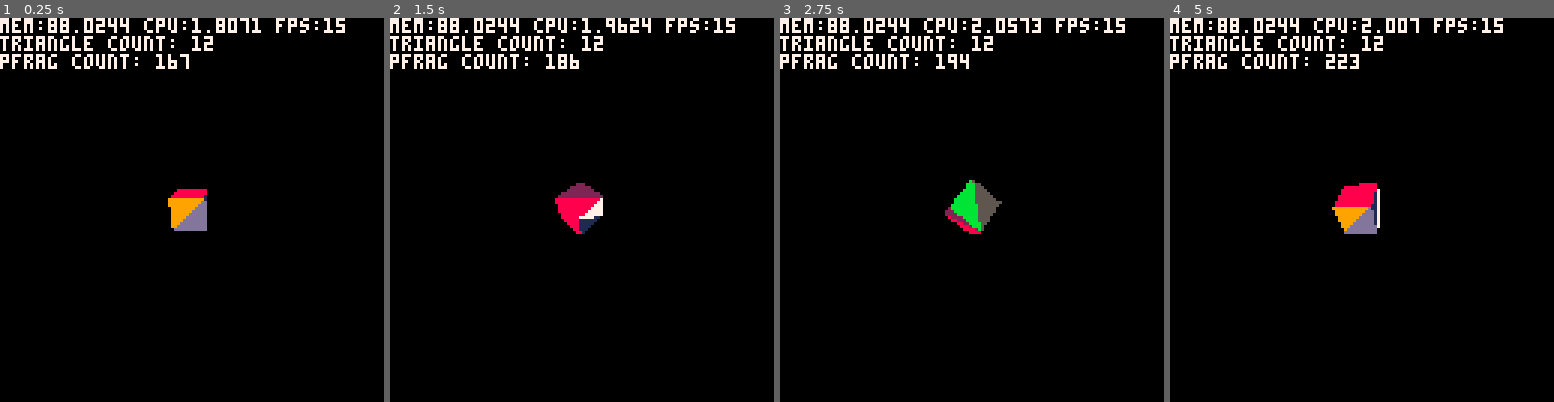
Above: before the commit, frames 1-4 (left to right).
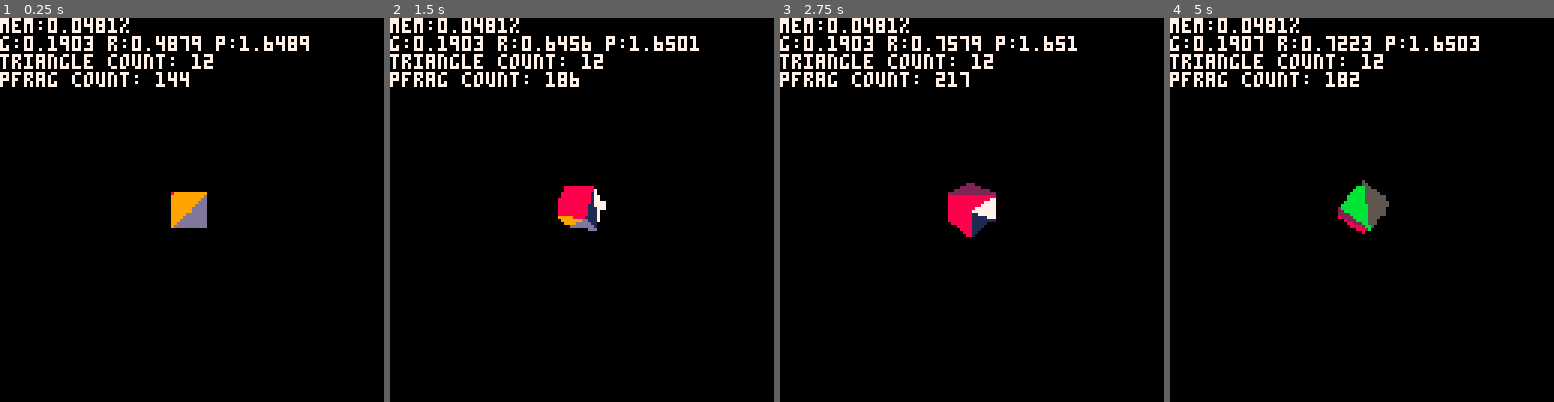
Above: after the commit, the same moments.

Repository: sthilaid/pico-8-carts
Game: PICO-8 cartridge cube.p8
Same seed, same stepped clock (60 frames per second), same inputs: the game is played once before the commit and once after it.
Inputs:
- Up to frame 1 (0.25 s): no input
- Up to frame 2 (1.5 s): no input
- Up to frame 3 (2.75 s): hold Up 2.15-2.42 s
- Up to frame 4 (5 s): hold Down 3.63-3.97 s; hold Up from 4.73 s (still down)

The runs differ from the first frame. In frame 1, 4.3% of the frame differs, in the area x 0-90%, y 0-56%; in frame 2, 4.8%; in frame 3, 5.2%; in frame 4, 5.5%, in the area x 0-87%, y 0-57%.

Commit message:
some optimizations, better stats

Diff:
--- a/cube.p8
+++ b/cube.p8
@@ -11,6 +11,10 @@
 objects={}
 cubeRotMat=0
 screenMat = 0
+updateDT=0
+geometryDT=0
+rasterDT=0
+pixelDT=0
 
 -- flow
 
@@ -34,6 +38,7 @@
       obj.mat = mmult(cubeRotMat, obj.mat)
       mtranslate(obj.mat, translation)
    end
+   updateDT = stat(1)
 end
 
 function _draw()
@@ -49,7 +54,8 @@
 function dprint(str) add(debugStrs, str) end
 function dflush()
    color(7)
-   print("mem:"..stat(0).." cpu:"..stat(1).." fps:"..stat(7))
+   print("mem:"..(stat(0)/2048).."%")
+   print("g:"..geometryDT.." r:"..rasterDT.." p:"..pixelDT)
    for s in all(debugStrs) do
       print(s)
    end
@@ -240,6 +246,10 @@
    dprint(vstr(m[3]))
    dprint(vstr(m[4]))
 end
+
+-------------------------------------------------------------------------------
+-- mesh and objects
+
 function meshdata(vertices, textureCoords, normals, triangles, cullBackface)
    return {verts=vertices,
            uvs=textureCoords,
@@ -254,11 +264,27 @@
            u=uv[1], v = uv[2],
            nx=n[1], ny=n[2], nz=n[3]}
 end
-function geometryVertexShading(camMat, objMat, v, uv, n)
+
+-------------------------------------------------------------------------------
+-- rendering pipeline
+
+function geometryVertexShading(projectionMatrix, mesh, v_index, uv_index, n_index,
+                               processedVerticesCache, processedNormalsCache)
    -- projection to camspace
-   local camspaceVert   = mapply(camMat, mapply(objMat, v))
-   camspaceVert         = vscale(camspaceVert, 1/camspaceVert[4]) // normalize the w component
-   local camspaceNormal = vnormalize(mapply(camMat, mapply(objMat, n)))
+   local camspaceVert = processedVerticesCache[v_index]
+   if not camspaceVert then
+      local v       = mesh.verts[v_index]
+      camspaceVert  = mapply(projectionMatrix, v)
+      camspaceVert  = vscale(camspaceVert, 1/camspaceVert[4]) // normalize the w component
+   end
+   local camspaceNormal  = processedNormalsCache[n_index]
+   if not camspaceNormal then
+      local n       = mesh.normals[n_index]
+      camspaceNormal= vnormalize(mapply(projectionMatrix, n))
+   end
+   local uv = mesh.uvs[uv_index]
+
+   -- fragment creation
    return fragment(camspaceVert, uv, camspaceNormal)
 end
 
@@ -278,18 +304,21 @@
 end
 
 function processGeometries(cam, objects)
-   -- todo: optimize, only process vertices and normals once
    local vFrags={}
    for obj in all(objects) do
       local mesh = obj.mesh
+      local processedVerticesCache = {}
+      local processedNormalsCache = {}
+      local projectionMatrix = mmult(cam, obj.mat)
       for t in all(mesh.tris) do
          local processedTriangleFrags= {}
          local clippedTriangleFrags = {}
          for tindex=1,3 do
-            local v     = mesh.verts[t[tindex][1]]
-            local uv    = mesh.uvs[t[tindex][2]]
-            local n     = mesh.normals[t[tindex][3]]
-            local vFrag = geometryVertexShading(cam, obj.mat, v, uv, n)
+            local v_index   = t[tindex][1]
+            local uv_index  = t[tindex][2]
+            local n_index   = t[tindex][3]
+            local vFrag = geometryVertexShading(projectionMatrix, mesh, v_index, uv_index, n_index,
+                                                processedVerticesCache, processedNormalsCache)
             --dprint("pv: "..vstr(vFrag.n))
             add(processedTriangleFrags, vFrag)
          end
@@ -312,17 +341,19 @@
    return vFrags
 end
 
+function computeEdgeParams(p1, p2) return {a=-(p2[2]-p1[2]), b=(p2[1]-p1[1]), c=(p2[2]-p1[2])*p1[1] - (p2[1]-p1[1])*p1[2]} end
+function edgeSign(px,py,a,b,c) return a*px + b*py + c end
+function baryInterpVertex(w,u,v,v1,v2,v3) return vadd(vadd(vscale(v1, w), vscale(v2, u)), vscale(v3, v)) end
+function baryInterpPoint(w,u,v,v1,v2,v3) return padd(padd(pscale(v1, w), pscale(v2, u)), pscale(v3, v)) end
+function baryInterpValue(w,u,v,v1,v2,v3) return v1*w + v2*u + v3*v end
+function setPixelFragment(tbl, x, y, frag) tbl[(128*y)+x] = frag end
+function getPixelFragment(tbl, x, y) return tbl[(128*y)+x] end
 function rasterize(vFrags)
-   function computeEdgeParams(p1, p2) return {a=-(p2[2]-p1[2]), b=(p2[1]-p1[1]), c=(p2[2]-p1[2])*p1[1] - (p2[1]-p1[1])*p1[2]} end
-   function edgeSign(px,py,a,b,c) return a*px + b*py + c end
-   function baryInterpVertex(w,u,v,v1,v2,v3) return vadd(vadd(vscale(v1, w), vscale(v2, u)), vscale(v3, v)) end
-   function baryInterpPoint(w,u,v,v1,v2,v3) return padd(padd(pscale(v1, w), pscale(v2, u)), pscale(v3, v)) end
    -- rasterTrianglesetup
    -- rasterTriangleTraversal
    local triCount = 0
    local pixelFragCount = 0
    local pFrags = {}
-   for i=1,128 do pFrags[i] = {} end
 
    for vfragTriangle in all(vFrags) do
       triCount += 1
@@ -356,9 +387,9 @@
             local isInside = true
             local edgeValues = {}
             for e=1,3 do
-               -- hack while i figure how to properly do backface culling at the tri level
                edgeValues[e] = edgeSign(x,y, edgeParams[e].a, edgeParams[e].b, edgeParams[e].c)
                --isInside = e==1 or edgeValues[e] == 0 or sign(edgeValues[e]) == sign(edgeValues[e-1])
+               -- hack while i figure how to properly do backface culling at the tri level
                isInside = isInside and edgeValues[e] <= 0
                if not isInside then
                   break
@@ -373,16 +404,17 @@
                local barycentric_v = edgeValues[3] / areaSum
                local barycentric_w = 1 - barycentric_u - barycentric_v
                -- only interpolate depth instead of whole vertex pos?
-               local v = baryInterpVertex(barycentric_w, barycentric_u, barycentric_v, p1, p2, p3)
-               local uv = baryInterpPoint(barycentric_w, barycentric_u, barycentric_v, uv1, uv2, uv3)
-               local n = baryInterpVertex(barycentric_w, barycentric_u, barycentric_v, n1, n2, n3)
-               local pfrag = fragment(v, uv, n)
+               local depth  = baryInterpValue(barycentric_w, barycentric_u, barycentric_v, p1[3], p2[3], p3[3])
+               local uv     = baryInterpPoint(barycentric_w, barycentric_u, barycentric_v, uv1, uv2, uv3)
+               local n      = baryInterpVertex(barycentric_w, barycentric_u, barycentric_v, n1, n2, n3)
+               local pfrag = fragment(vpoint(x,y,depth), uv, n)
                pfrag.col = tricol
 
                -- zbuff check
-               if not pFrags[x][y] or pfrag.vz < pFrags[x][y].vz then
-                  pFrags[x][y] = pfrag
-                  pixelFragCount +=1
+               local existingFrag = getPixelFragment(pFrags, x, y)
+               if (not existingFrag) or pfrag.vz < existingFrag.vz then
+                  setPixelFragment(pFrags, x, y, pfrag)
+                  if (not existingFrag) pixelFragCount +=1
                end
             end
          end
@@ -399,14 +431,22 @@
    for y=1,128 do
       for x=1,128,8 do
          c1,c2,c3,c4,c5,c6,c7,c8 = 0,0,0,0,0,0,0,0
-         if (pFrags[x][y])      c1 = 0xF & flr(pFrags[x][y].col)
-         if (pFrags[x+1][y])    c2 = 0xF & flr(pFrags[x+1][y].col)
-         if (pFrags[x+2][y])    c3 = 0xF & flr(pFrags[x+2][y].col)
-         if (pFrags[x+3][y])    c4 = 0xF & flr(pFrags[x+3][y].col)
-         if (pFrags[x+4][y])    c5 = 0xF & flr(pFrags[x+4][y].col)
-         if (pFrags[x+5][y])    c6 = 0xF & flr(pFrags[x+5][y].col)
-         if (pFrags[x+6][y])    c7 = 0xF & flr(pFrags[x+6][y].col)
-         if (pFrags[x+7][y])    c8 = 0xF & flr(pFrags[x+7][y].col)
+         local frag1 = getPixelFragment(pFrags, x+0, y)
+         local frag2 = getPixelFragment(pFrags, x+1, y)
+         local frag3 = getPixelFragment(pFrags, x+2, y)
+         local frag4 = getPixelFragment(pFrags, x+3, y)
+         local frag5 = getPixelFragment(pFrags, x+4, y)
+         local frag6 = getPixelFragment(pFrags, x+5, y)
+         local frag7 = getPixelFragment(pFrags, x+6, y)
+         local frag8 = getPixelFragment(pFrags, x+7, y)
+         if (frag1) c1 = 0xF & flr(frag1.col)
+         if (frag2) c2 = 0xF & flr(frag2.col)
+         if (frag3) c3 = 0xF & flr(frag3.col)
+         if (frag4) c4 = 0xF & flr(frag4.col)
+         if (frag5) c5 = 0xF & flr(frag5.col)
+         if (frag6) c6 = 0xF & flr(frag6.col)
+         if (frag7) c7 = 0xF & flr(frag7.col)
+         if (frag7) c8 = 0xF & flr(frag7.col)
          -- pset(x-1,y,c1)
          -- pset(x,y,c2)
          -- pset(x+1,y,c3)
@@ -427,9 +467,15 @@
 
 function render3d(camera, objects)
    local vFrags = processGeometries(camera, objects)
+   geometryDT = stat(1)
    local pFrags = rasterize(vFrags)
+   rasterDT = stat(1) - geometryDT
    processPixels(pFrags)
-end
+   pixelDT = stat(1) - rasterDT
+end
+
+-------------------------------------------------------------------------------
+-- cube mesh data (from blender .obj export)
 
 function cubemesh()
    return meshdata(
